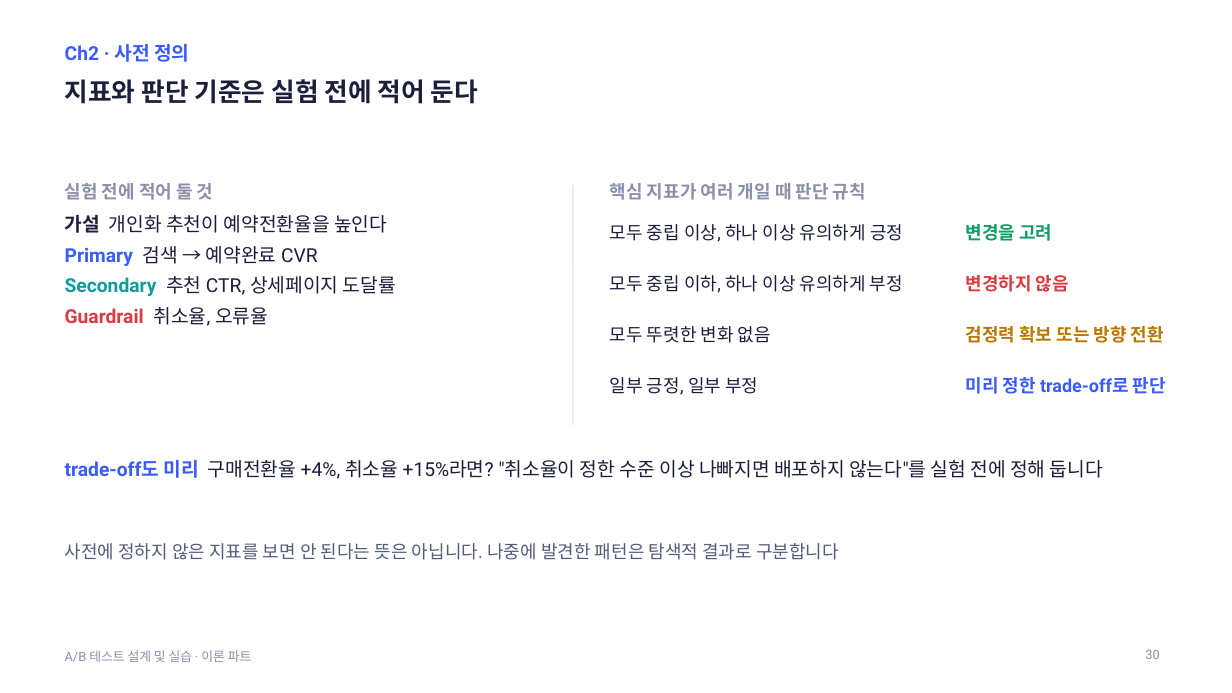
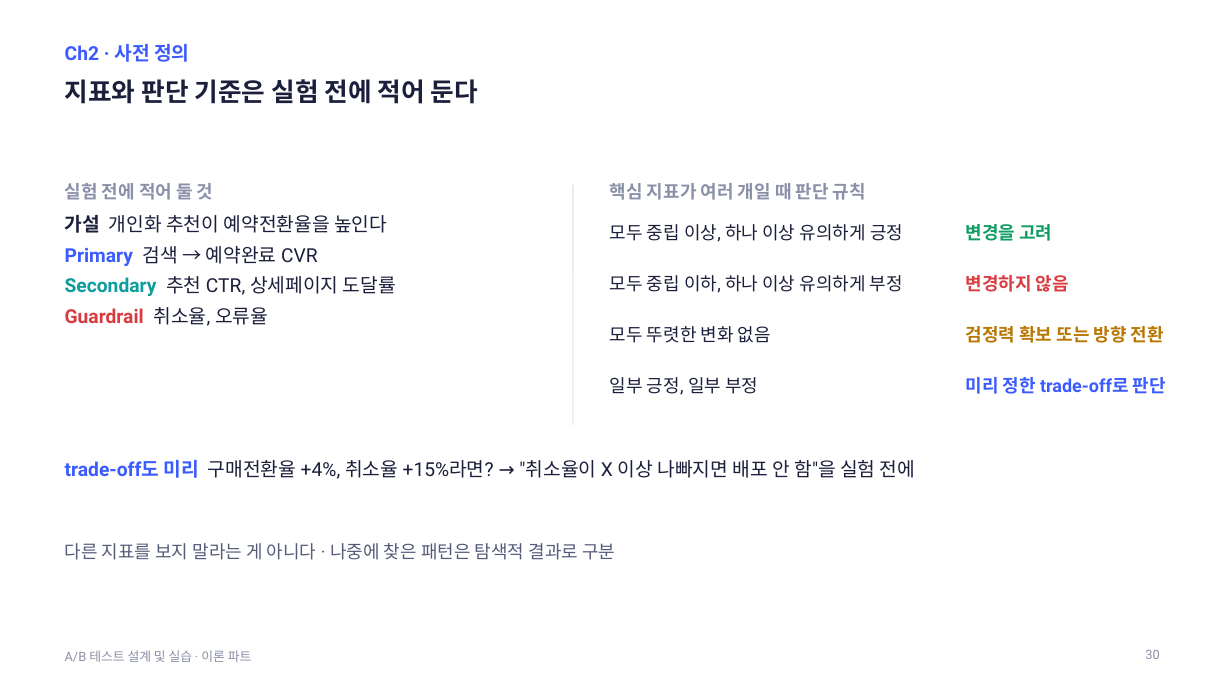
Before and after one commit to kkamret/quickmart-lab-rats, a slide deck: slide 30 of docs/lecture/ab-testing-theory.pptx. Drawn at 1232x693 pixels with LibreOffice and Linux fonts; fonts in the diff are those of the drawing. Boxes give left, top, right and bottom in pixels: in the first picture for what was removed or moved away, otherwise in the second. Text is boxed around its words. In the diff, an @@ line names an element or a change of style, - is before the commit and + after.

```diff
--- a/docs/lecture/ab-testing-theory.pptx
+++ b/docs/lecture/ab-testing-theory.pptx
@@ text at (65,460,915,479): text changed @@
-trade-off도 미리 구매전환율 +4%, 취소율 +15%라면? "취소율이 정한 수준 이상 나빠지면 배포하지 않는다"를 실험 전에 정해 둡니다
+trade-off도 미리 구매전환율 +4%, 취소율 +15%라면? → "취소율이 X 이상 나빠지면 배포 안 함"을 실험 전에
@@ text at (65,543,615,560): text changed @@
-사전에 정하지 않은 지표를 보면 안 된다는 뜻은 아닙니다. 나중에 발견한 패턴은 탐색적 결과로 구분합니다
+다른 지표를 보지 말라는 게 아니다 · 나중에 찾은 패턴은 탐색적 결과로 구분
```
Also in this commit, not shown: 44 other slides changed, 1 slide added, 1 slide removed, 2 other files.
